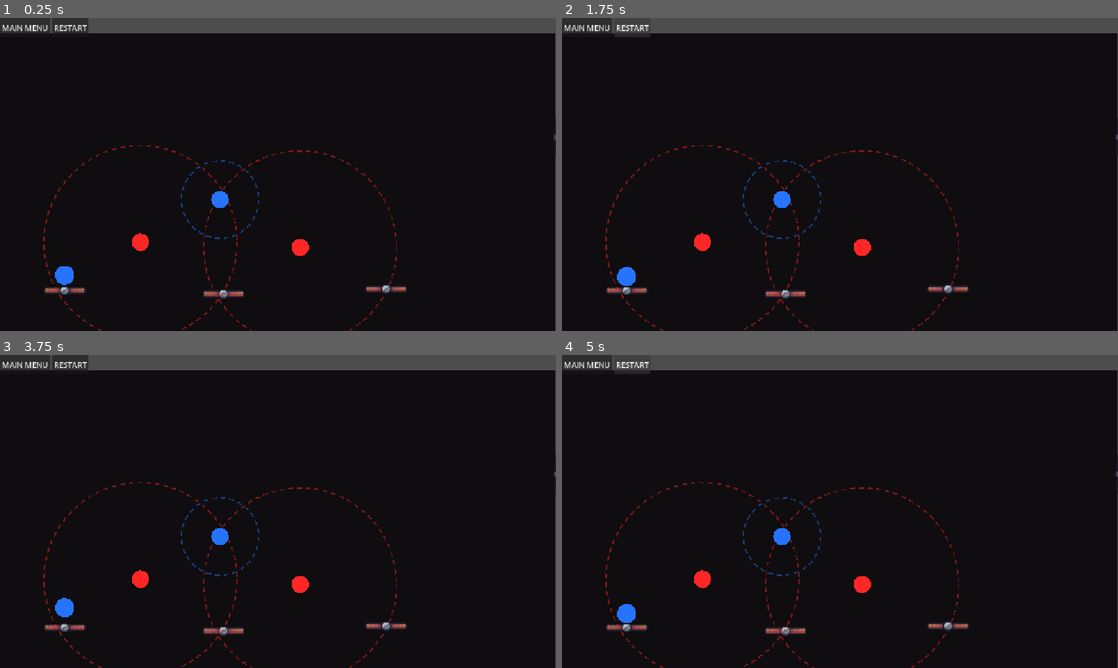
Above: before the commit, frames 1-4 (two rows, left to right).
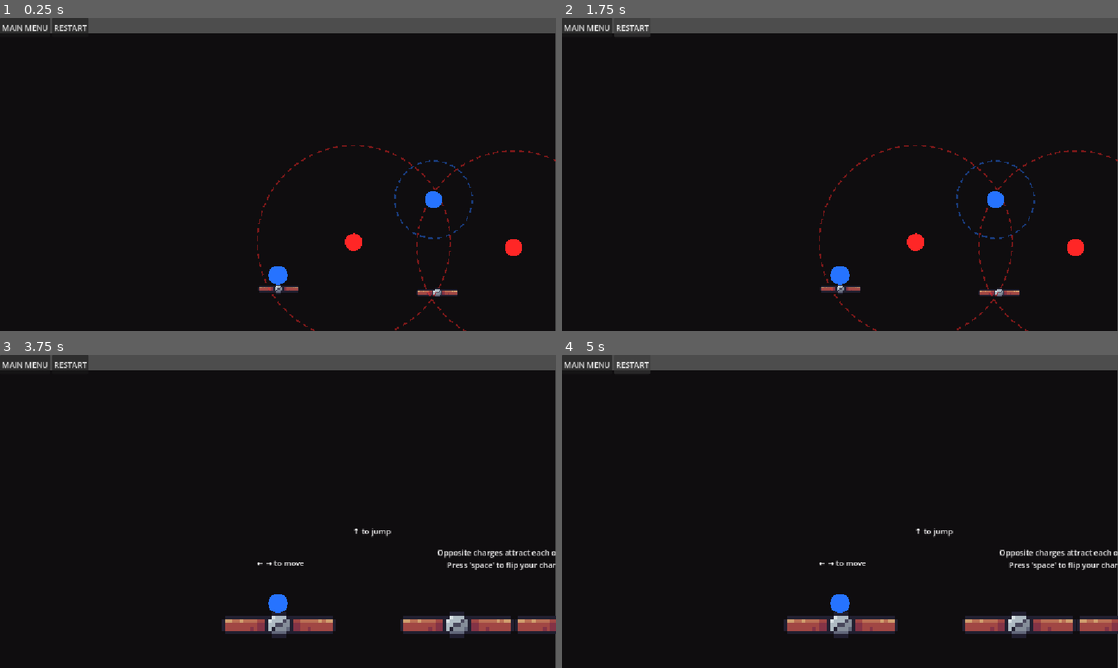
Above: after the commit, the same moments.

Repository: e-neuf/summer-summit-game-jam
Game: Godot game, scene res://levels/Level0.tscn
The game is run twice, just before and just after one commit, with the same random seed, the same clock (stepped at 60 frames per second) and the same inputs. The engine's default icon, where the game draws it, is replaced by a stand-in: a white triangle on a blue panel in a dark square. Sound files missing from this copy of the repository are replaced by a short silence.
Inputs:
- Up to frame 1 (0.25 s): no input
- Up to frame 2 (1.75 s): click "RESTART" at 0.5 s; click "RESTART" at 1.25 s
- Up to frame 3 (3.75 s): click "RESTART" at 2 s; click "MAIN MENU" at 2.75 s; click "PLAY" at 3.5 s
- Up to frame 4 (5 s): click "RESTART" at 4.25 s

The runs differ from the first frame. In frame 1, 3.0% of the frame differs, in the area x 7-100%, y 32-100%; in frame 2, 3.0%; in frame 3, 5.1%; in frame 4, 5.1%.

Commit message:
implement level 1

Diff:
--- a/levels/BaseLevel.tscn
+++ b/levels/BaseLevel.tscn
@@ -1,6 +1,7 @@
 [gd_scene format=3 uid="uid://dveyunc1b4yi2"]
 
 [ext_resource type="Script" uid="uid://b46qdd0m57h1q" path="res://scripts/level.gd" id="1_e1enx"]
+[ext_resource type="Script" uid="uid://ccrrm8jgpodv2" path="res://scripts/background_mood.gd" id="2_lf7d8"]
 [ext_resource type="AudioStream" uid="uid://ctaiujqvfq0eq" path="res://music/Somewhere Sunny.mp3" id="2_yjrvk"]
 [ext_resource type="Script" uid="uid://dhscvoq6gvikx" path="res://levels/horizontal_camera.gd" id="3_b38sr"]
 
@@ -30,14 +31,27 @@
 layout_mode = 2
 text = "RESTART"
 
+[node name="BackgroundLayer" type="CanvasLayer" parent="." unique_id=367872863]
+layer = -10
+
+[node name="Background" type="ColorRect" parent="BackgroundLayer" unique_id=1277238577]
+anchors_preset = 15
+anchor_right = 1.0
+anchor_bottom = 1.0
+offset_left = -3.0
+offset_top = 32.0
+offset_right = -3.0
+offset_bottom = 32.0
+grow_horizontal = 2
+grow_vertical = 2
+mouse_filter = 2
+color = Color(0.06, 0.05, 0.06, 1)
+script = ExtResource("2_lf7d8")
+
 [node name="AudioStreamPlayer2D" type="AudioStreamPlayer2D" parent="." unique_id=568116265]
 stream = ExtResource("2_yjrvk")
 autoplay = true
 
 [node name="Camera2D" type="Camera2D" parent="." unique_id=484005424]
 anchor_mode = 0
-limit_left = 0
-limit_top = 0
-limit_right = 1152
-limit_bottom = 648
 script = ExtResource("3_b38sr")
--- a/levels/Level0.tscn
+++ b/levels/Level0.tscn
@@ -1,7 +1,6 @@
 [gd_scene format=3 uid="uid://k2u8606lkgx"]
 
 [ext_resource type="PackedScene" uid="uid://dveyunc1b4yi2" path="res://levels/BaseLevel.tscn" id="1_oo2mb"]
-[ext_resource type="Script" uid="uid://ccrrm8jgpodv2" path="res://scripts/background_mood.gd" id="2_n5jrs"]
 [ext_resource type="PackedScene" uid="uid://c2fjiov5pxmvm" path="res://objects/magnetic_pole.tscn" id="3_3d6os"]
 [ext_resource type="PackedScene" uid="uid://dxu4i3wxckpf5" path="res://objects/floor.tscn" id="3_fli3c"]
 [ext_resource type="PackedScene" uid="uid://i81sch75bfiy" path="res://objects/dead_zone.tscn" id="4_4uic7"]
@@ -9,46 +8,32 @@
 
 [node name="Node2D" unique_id=1612004166 instance=ExtResource("1_oo2mb")]
 
-[node name="BackgroundLayer" type="CanvasLayer" parent="." index="1" unique_id=1361556543]
-layer = -10
-
-[node name="Background" type="ColorRect" parent="BackgroundLayer" index="0" unique_id=1170369391]
-anchors_preset = 15
-anchor_right = 1.0
-anchor_bottom = 1.0
-offset_left = -3.0
-offset_top = 32.0
-offset_right = -3.0
-offset_bottom = 32.0
-grow_horizontal = 2
-grow_vertical = 2
-mouse_filter = 2
-color = Color(0.06, 0.05, 0.06, 1)
-script = ExtResource("2_n5jrs")
-
-[node name="Floor" parent="." index="2" unique_id=592601429 instance=ExtResource("3_fli3c")]
+[node name="Floor" parent="." index="1" unique_id=592601429 instance=ExtResource("3_fli3c")]
 position = Vector2(464, 567)
 
-[node name="Floor6" parent="." index="3" unique_id=1559610409 instance=ExtResource("3_fli3c")]
+[node name="Floor6" parent="." index="2" unique_id=1559610409 instance=ExtResource("3_fli3c")]
 position = Vector2(912, 1124)
 
-[node name="Floor5" parent="." index="4" unique_id=487138060 instance=ExtResource("3_fli3c")]
+[node name="Floor5" parent="." index="3" unique_id=487138060 instance=ExtResource("3_fli3c")]
 position = Vector2(135, 560)
 
-[node name="Floor4" parent="." index="5" unique_id=587057396 instance=ExtResource("3_fli3c")]
-position = Vector2(1161, 248)
+[node name="Floor4" parent="." index="4" unique_id=587057396 instance=ExtResource("3_fli3c")]
+position = Vector2(1660.9999, 240.00002)
 rotation = 1.5807571
 
-[node name="Magnetic Pole" parent="." index="6" unique_id=1551102258 instance=ExtResource("3_3d6os")]
+[node name="Magnetic Pole" parent="." index="5" unique_id=1551102258 instance=ExtResource("3_3d6os")]
 position = Vector2(622, 475)
 polarity = -1
 
-[node name="Magnetic Pole2" parent="." index="7" unique_id=1547105525 instance=ExtResource("3_3d6os")]
+[node name="Magnetic Pole2" parent="." index="6" unique_id=1547105525 instance=ExtResource("3_3d6os")]
 position = Vector2(291, 464)
 polarity = -1
 
-[node name="Magnetic Pole3" parent="." index="8" unique_id=1459443249 instance=ExtResource("3_3d6os")]
+[node name="Magnetic Pole3" parent="." index="7" unique_id=1459443249 instance=ExtResource("3_3d6os")]
 position = Vector2(456, 376)
+
+[node name="Magnetic Pole4" parent="." index="8" unique_id=1558176676 instance=ExtResource("3_3d6os")]
+position = Vector2(1559, 460)
 
 [node name="Main Character" parent="." index="9" unique_id=273780980 instance=ExtResource("4_fli3c")]
 position = Vector2(134, 514)
@@ -56,7 +41,11 @@
 [node name="Floor7" parent="." index="10" unique_id=1066586342 instance=ExtResource("3_fli3c")]
 position = Vector2(801, 557)
 
-[node name="DEAD ZONE" parent="." index="11" unique_id=933869699 instance=ExtResource("4_4uic7")]
+[node name="Floor8" parent="." index="11" unique_id=621488397 instance=ExtResource("3_fli3c")]
+position = Vector2(1366, 568)
+scale = Vector2(11.8276005, 0.23151886)
+
+[node name="DEAD ZONE" parent="." index="12" unique_id=933869699 instance=ExtResource("4_4uic7")]
 position = Vector2(878, 662)
 
 [connection signal="input_event" from="Magnetic Pole" to="Magnetic Pole" method="_on_input_event"]
--- /dev/null
+++ b/levels/Level1.tscn
@@ -0,0 +1,114 @@
+[gd_scene format=3 uid="uid://rid3t6xsrtbw"]
+
+[ext_resource type="PackedScene" uid="uid://dveyunc1b4yi2" path="res://levels/BaseLevel.tscn" id="1_b84ys"]
+[ext_resource type="PackedScene" uid="uid://c2fjiov5pxmvm" path="res://objects/magnetic_pole.tscn" id="2_2j4y6"]
+[ext_resource type="PackedScene" uid="uid://dxu4i3wxckpf5" path="res://objects/floor.tscn" id="3_cr8f5"]
+[ext_resource type="PackedScene" uid="uid://cghyvyu2v4e41" path="res://objects/main_character.tscn" id="3_ohbkr"]
+
+[node name="Node2D" unique_id=1612004166 instance=ExtResource("1_b84ys")]
+
+[node name="Label" type="Label" parent="." index="4" unique_id=1606925093]
+offset_left = 115.0
+offset_top = 419.0
+offset_right = 214.0
+offset_bottom = 442.0
+text = "← → to move"
+
+[node name="Label2" type="Label" parent="." index="5" unique_id=1780605587]
+offset_left = 314.0
+offset_top = 353.0
+offset_right = 386.0
+offset_bottom = 376.0
+text = "↑ to jump"
+
+[node name="Label3" type="Label" parent="." index="6" unique_id=781374325]
+offset_left = 489.0
+offset_top = 397.0
+offset_right = 772.0
+offset_bottom = 446.0
+text = "Opposite charges attract each other!
+Press 'space' to flip your charge"
+horizontal_alignment = 1
+
+[node name="Label4" type="Label" parent="." index="7" unique_id=74239400]
+offset_left = 807.0
+offset_top = 353.0
+offset_right = 1090.0
+offset_bottom = 402.0
+text = "Click the center of the
+magnet to attract"
+horizontal_alignment = 1
+
+[node name="Label5" type="Label" parent="." index="8" unique_id=1059356019]
+offset_left = 1319.0
+offset_top = 335.0
+offset_right = 1602.0
+offset_bottom = 410.0
+text = "While attracted to the magnet,
+press 'space' and the arrow keys
+to repel from the magnet"
+horizontal_alignment = 1
+
+[node name="Floor" parent="." index="9" unique_id=1559610409 instance=ExtResource("3_cr8f5")]
+position = Vector2(161, 555)
+scale = Vector2(2.75, 2.75)
+
+[node name="Floor2" parent="." index="10" unique_id=1145804738 instance=ExtResource("3_cr8f5")]
+position = Vector2(530, 555)
+scale = Vector2(2.75, 2.75)
+
+[node name="Floor3" parent="." index="11" unique_id=1705995785 instance=ExtResource("3_cr8f5")]
+position = Vector2(768.00006, 555.00006)
+scale = Vector2(2.75, 2.75)
+
+[node name="Floor4" parent="." index="12" unique_id=470071902 instance=ExtResource("3_cr8f5")]
+position = Vector2(1005, 555)
+scale = Vector2(2.75, 2.75)
+
+[node name="Floor5" parent="." index="13" unique_id=1266498588 instance=ExtResource("3_cr8f5")]
+position = Vector2(1244, 555.00006)
+scale = Vector2(2.75, 2.75)
+
+[node name="Floor6" parent="." index="14" unique_id=73592501 instance=ExtResource("3_cr8f5")]
+position = Vector2(1483.0001, 555)
+scale = Vector2(2.75, 2.75)
+
+[node name="Floor7" parent="." index="15" unique_id=836218766 instance=ExtResource("3_cr8f5")]
+position = Vector2(2034, 555.00006)
+scale = Vector2(2.75, 2.75)
+
+[node name="Floor8" parent="." index="16" unique_id=740544301 instance=ExtResource("3_cr8f5")]
+position = Vector2(2274, 555)
+scale = Vector2(2.75, 2.75)
+
+[node name="Floor9" parent="." index="17" unique_id=876219976 instance=ExtResource("3_cr8f5")]
+position = Vector2(2514.0002, 555.00006)
+scale = Vector2(2.75, 2.75)
+
+[node name="Floor10" parent="." index="18" unique_id=869752004 instance=ExtResource("3_cr8f5")]
+position = Vector2(2754.0002, 555)
+scale = Vector2(2.75, 2.75)
+
+[node name="Floor11" parent="." index="19" unique_id=616203772 instance=ExtResource("3_cr8f5")]
+position = Vector2(2994, 555.00006)
+scale = Vector2(2.75, 2.75)
+
+[node name="Magnetic Pole" parent="." index="20" unique_id=1547105525 instance=ExtResource("2_2j4y6")]
+position = Vector2(1189, 372)
+
+[node name="Magnetic Pole2" parent="." index="21" unique_id=1567309126 instance=ExtResource("2_2j4y6")]
+position = Vector2(1758, 286)
+
+[node name="Magnetic Pole3" parent="." index="22" unique_id=156603406 instance=ExtResource("2_2j4y6")]
+position = Vector2(2241, 444)
+polarity = -1
+
+[node name="Magnetic Pole4" parent="." index="23" unique_id=1433363035 instance=ExtResource("2_2j4y6")]
+position = Vector2(2478, 196)
+
+[node name="Magnetic Pole5" parent="." index="24" unique_id=1430330901 instance=ExtResource("2_2j4y6")]
+position = Vector2(2838, 326)
+kind = 3
+
+[node name="Main Character" parent="." index="25" unique_id=273780980 instance=ExtResource("3_ohbkr")]
+position = Vector2(159, 524)
--- a/objects/floor.tscn
+++ b/objects/floor.tscn
@@ -3,15 +3,15 @@
 [ext_resource type="Texture2D" uid="uid://vintonhuiyyb" path="res://art assets/Brown Off.png" id="1_3f04m"]
 
 [sub_resource type="RectangleShape2D" id="RectangleShape2D_4uic7"]
-size = Vector2(94, 19)
+size = Vector2(86, 18)
 
 [node name="Floor" type="StaticBody2D" unique_id=1559610409]
 
 [node name="CollisionShape2D" type="CollisionShape2D" parent="." unique_id=1156240617]
-position = Vector2(0, 5)
+position = Vector2(0, 1.5)
 shape = SubResource("RectangleShape2D_4uic7")
 
 [node name="Sprite2D" type="Sprite2D" parent="." unique_id=64677938]
-position = Vector2(-1.0000019, 2.999999)
+texture_filter = 1
 scale = Vector2(2.703125, 2.812499)
 texture = ExtResource("1_3f04m")
--- a/scripts/main_menu.gd
+++ b/scripts/main_menu.gd
@@ -1,6 +1,6 @@
 extends Control
 
-const LEVEL_ONE = "res://levels/Level0.tscn"
+const LEVEL_ONE = "res://levels/Level1.tscn"
 
 
 # Called when the node enters the scene tree for the first time.
